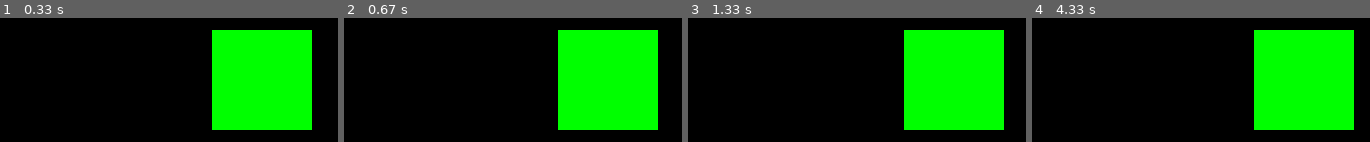
Above: before the commit, frames 1-4 (left to right).
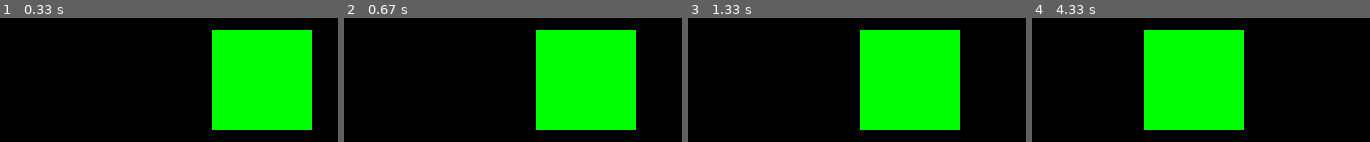
Above: after the commit, the same moments.

Repository: Archanciel/Learning_Pygame
Game: pygame game, started from pg_main.py
Two runs of this game, one before a commit and one after it. Both use one fixed random seed, a clock stepped at 60 frames per second and the inputs below.
Inputs (mouse positions are in pixels of both pictures, inside the frame that each line leads up to):
- Up to frame 1 (0.33 s): no input
- Up to frame 2 (0.67 s): click (607, 80) at 0.4 s
- Up to frame 3 (1.33 s): click (outside the picture) at 1.23 s
- Up to frame 4 (4.33 s): click (outside the picture) at 2.07 s; click (outside the picture) at 2.97 s; click (outside the picture) at 4.07 s

Frame 1 is identical in both runs. In frame 2, 10% of the frame differs, in the area x 56-93%, y 9-91%; in frame 3, 21%; in frame 4, 48%, in the area x 33-96%, y 9-91%.

Commit message:
refactoring 1 added doubleclick quit

Diff:
--- a/template/android_version/main.py
+++ b/pg_main.py
@@ -6,8 +6,8 @@
 import pygame as pg
 import os
 
-from player import Player
-from settings import *
+from template.player import Player
+from template.settings import *
 
 class Game:
     def __init__(self):
@@ -15,12 +15,15 @@
         Initializes game window, etc.
         '''
         # setting Pygame window position
+        self.clock = pg.time.Clock()
+        self.timer = 0
+        self.dt = 0
+
         os.environ['SDL_VIDEO_WINDOW_POS'] = WINDOWS_LOCATION
 
         pg.init()
         self.screen = pg.display.set_mode((WIDTH, HEIGHT))
         pg.display.set_caption(TITLE)
-        self.clock = pg.time.Clock()
         self.running = True
 
     def new(self):
@@ -42,6 +45,16 @@
             self.handleEvents()
             self.update()
             self.draw()
+            # Increase timer after mouse was pressed the first time.
+            if self.timer != 0:
+                self.timer += self.dt
+            # Reset after 0.5 seconds.
+            if self.timer >= 0.5:
+                self.timer = 0
+
+            # dt == time in seconds since last tick.
+            # / 1000 to convert milliseconds to seconds.
+            self.dt = self.clock.tick(30) / 1000
 
     def handleEvents(self):
         '''
@@ -54,19 +67,27 @@
                     self.playing = False
                 self.running = False
             elif event.type == pg.MOUSEBUTTONDOWN: #on Android, tap the sreen to quit
+                if self.timer == 0:
+            	    self.timer = 0.001
+                    # Click again before 0.5 seconds to double click.
+                elif self.timer < 0.5:
+                    # Double click happened
+                    if self.playing:
+                        self.playing = False
+                    self.running = False
+
                 mouse_x, mouse_y = pg.mouse.get_pos()
                 pg.key.get_pressed()
-                if mouse_x < 100:
-                    self.player.moveL(1)
+
+                if mouse_y > 2000:
+                    if self.playing:
+                       self.playing = False
+                    self.running = False
                 else:
-                    self.player.moveR(1)
-
-        keys = pg.key.get_pressed()
-
-        if keys[pg.K_LEFT]:
-            self.player.moveL(1)
-        elif keys[pg.K_RIGHT]:
-            self.player.moveR(1)
+                    if mouse_x < 800:
+         	           self.player.moveL(10)
+                    else:
+                	    self.player.moveR(10)
 
     def update(self):
         '''
--- a/template/android_version/player.py
+++ /dev/null
@@ -1,32 +0,0 @@
-import pygame
-
-from settings import GREEN, WIDTH, HEIGHT
-
-FPS = 30
-
-
-class Player(pygame.sprite.Sprite):
-    def __init__(self):
-        pygame.sprite.Sprite.__init__(self)
-        self.image = pygame.Surface((50, 50))
-        self.image.fill(GREEN)
-        self.rect = self.image.get_rect()
-        self.rect.center = (WIDTH / 2, HEIGHT / 2)
-
-     # def update(self):
-     #    self.rect.x += 5
-     #    if self.rect.x > WIDTH:
-     #        self.rect.x = 0 - self.rect.width
-     #
-     #    id self.rect.left > WIDTH: # BETTER !!!
-     #        self.rect,right = 0
-
-    def moveR(self, delta):
-        self.rect.x += delta
-        if self.rect.left > WIDTH:
-            self.rect.right = 0
-
-    def moveL(self, delta):
-        self.rect.x -= delta
-        if self.rect.right < 0:
-            self.rect.left = WIDTH
--- a/template/android_version/settings.py
+++ /dev/null
@@ -1,14 +0,0 @@
-# game options/settings
-TITLE = "Jumpy!"
-WINDOWS_LOCATION = '100,100'
-WIDTH = 480
-HEIGHT = 600
-FPS = 60
-
-# define colors
-WHITE = (255, 255, 255)
-BLACK = (0, 0, 0)
-RED = (255, 0, 0)
-GREEN = (0, 255, 0)
-BLUE = (0, 0, 255)
-YELLOW = (255, 255, 0)
--- a/template/main.py
+++ /dev/null
@@ -1,99 +0,0 @@
-# KidsCanCode - Game Development with Pygame video series
-# Jumpy! (a platform game) - Part 1
-# Video link: https://www.youtube.com/watch?v=uWvb3QzA48c
-# Project setup
-
-import pygame as pg
-import os
-
-from template.player import Player
-from template.settings import *
-
-class Game:
-    def __init__(self):
-        '''
-        Initializes game window, etc.
-        '''
-        # setting Pygame window position
-        os.environ['SDL_VIDEO_WINDOW_POS'] = WINDOWS_LOCATION
-
-        pg.init()
-        self.screen = pg.display.set_mode((WIDTH, HEIGHT))
-        pg.display.set_caption(TITLE)
-        self.clock = pg.time.Clock()
-        self.running = True
-
-    def new(self):
-        '''
-        Starts a new game.
-        '''
-        self.all_sprites = pg.sprite.Group()
-        self.player = Player()
-        self.all_sprites.add(self.player)
-
-    def run(self):
-        '''
-        Is the game loop.
-        '''
-        self.playing = True
-
-        while self.playing:
-            self.clock.tick(FPS)
-            self.handleEvents()
-            self.update()
-            self.draw()
-
-    def handleEvents(self):
-        '''
-        Acquires and handles events.
-        '''
-        for event in pg.event.get():
-            # check for closing window
-            if event.type == pg.QUIT:
-                if self.playing:
-                    self.playing = False
-                self.running = False
-
-        keys = pg.key.get_pressed()
-
-        if keys[pg.K_LEFT]:
-            self.player.moveL(1)
-        elif keys[pg.K_RIGHT]:
-            self.player.moveR(1)
-
-    def update(self):
-        '''
-        Updates all game objects.
-        '''
-        self.all_sprites.update()
-
-    def draw(self):
-        '''
-        Redraws all game objects.
-        '''
-        self.screen.fill(BLACK)
-        self.all_sprites.draw(self.screen)
-        # *after* drawing everything, flip the display
-        pg.display.flip()
-
-    def show_start_screen(self):
-        '''
-        Shows game splash/start screen.
-        '''
-        pass
-
-    def show_go_screen(self):
-        '''
-        Shows game over screen.
-        '''
-        pass
-
-g = Game()
-g.show_start_screen()
-
-while g.running:
-    g.new()
-    g.run()
-    g.show_go_screen()
-
-pg.quit()
